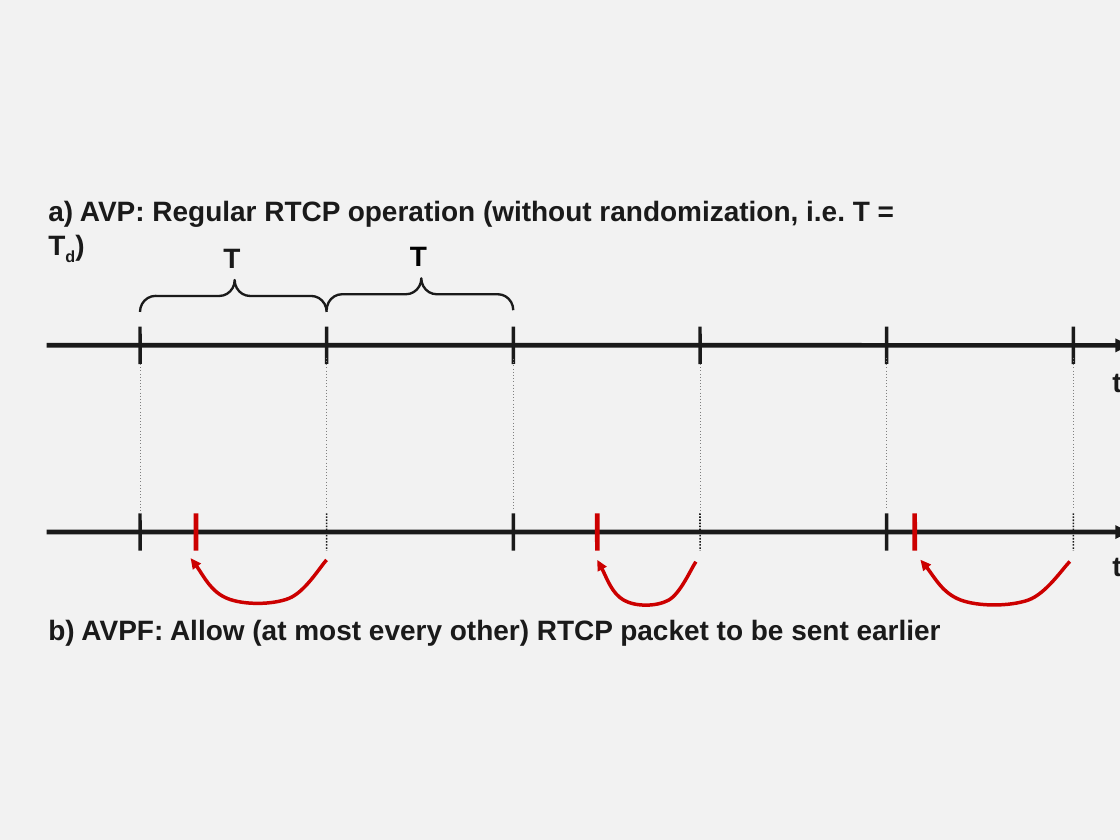
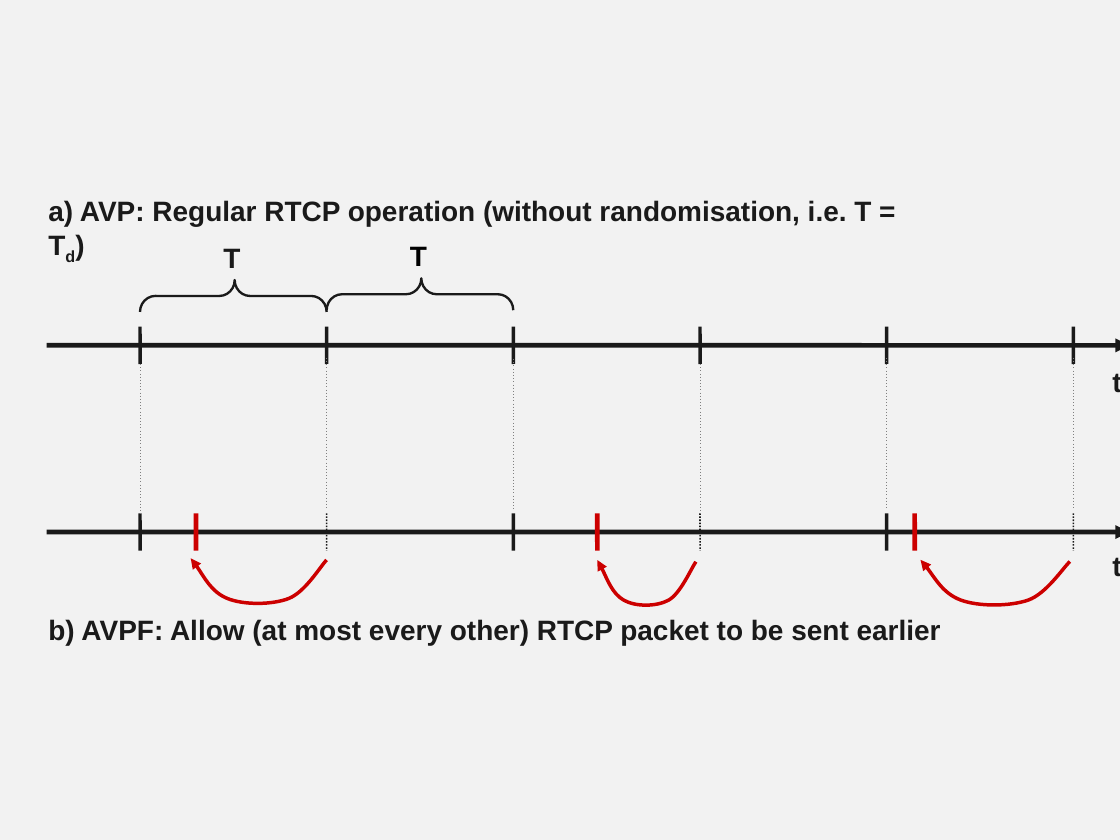
Before and after one commit to vr000m/PhD-thesis, a slide deck: slide 2 of graphs/source/chap5-src.pptx. Drawn at 1120x840 pixels with LibreOffice and Linux fonts; fonts in the diff are those of the drawing. Boxes give left, top, right and bottom in pixels: in the first picture for what was removed or moved away, otherwise in the second. Text is boxed around its words. In the diff, an @@ line names an element or a change of style, - is before the commit and + after.

```diff
--- a/graphs/source/chap5-src.pptx
+++ b/graphs/source/chap5-src.pptx
@@ text at (48, 200, 871, 227): text changed @@
-a) AVP: Regular RTCP operation (without randomization, i.e. T = Td)
+a) AVP: Regular RTCP operation (without randomisation, i.e. T = Td)
```
Also in this commit, not shown: 5 other slides changed, 9 other files.
